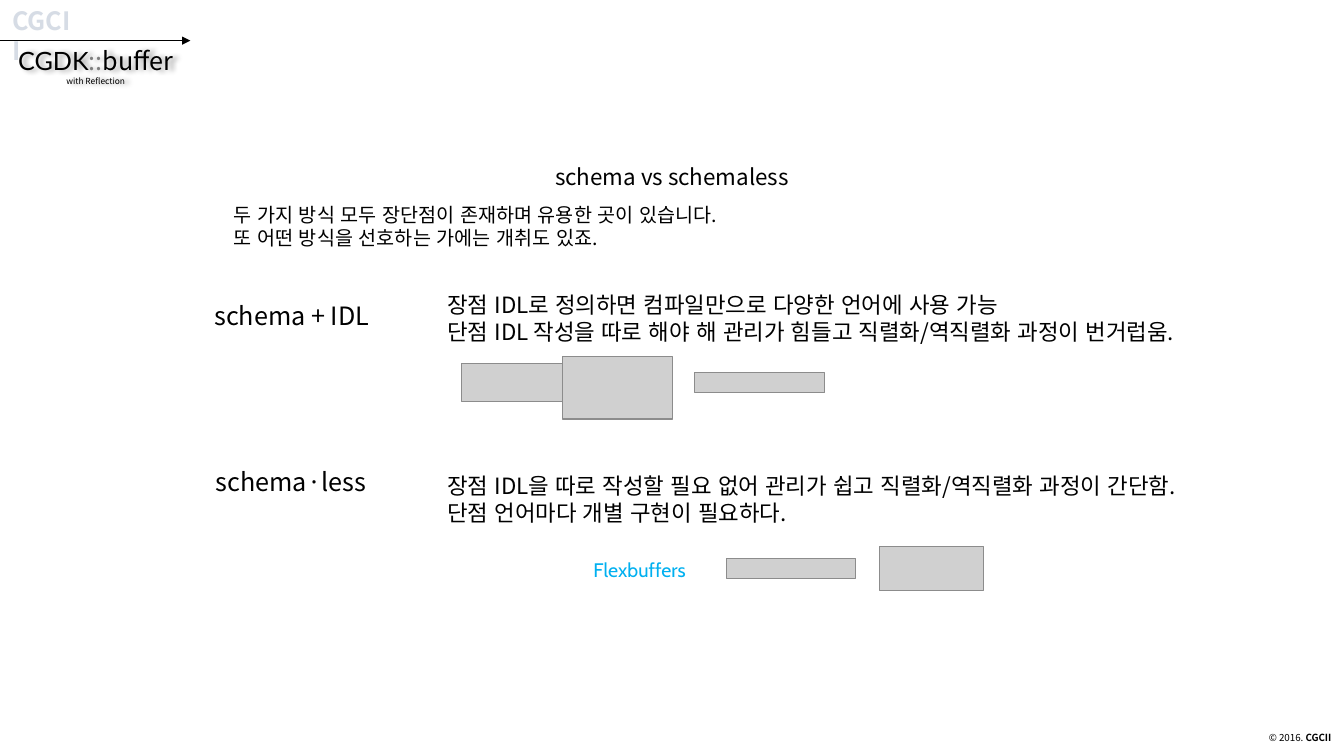
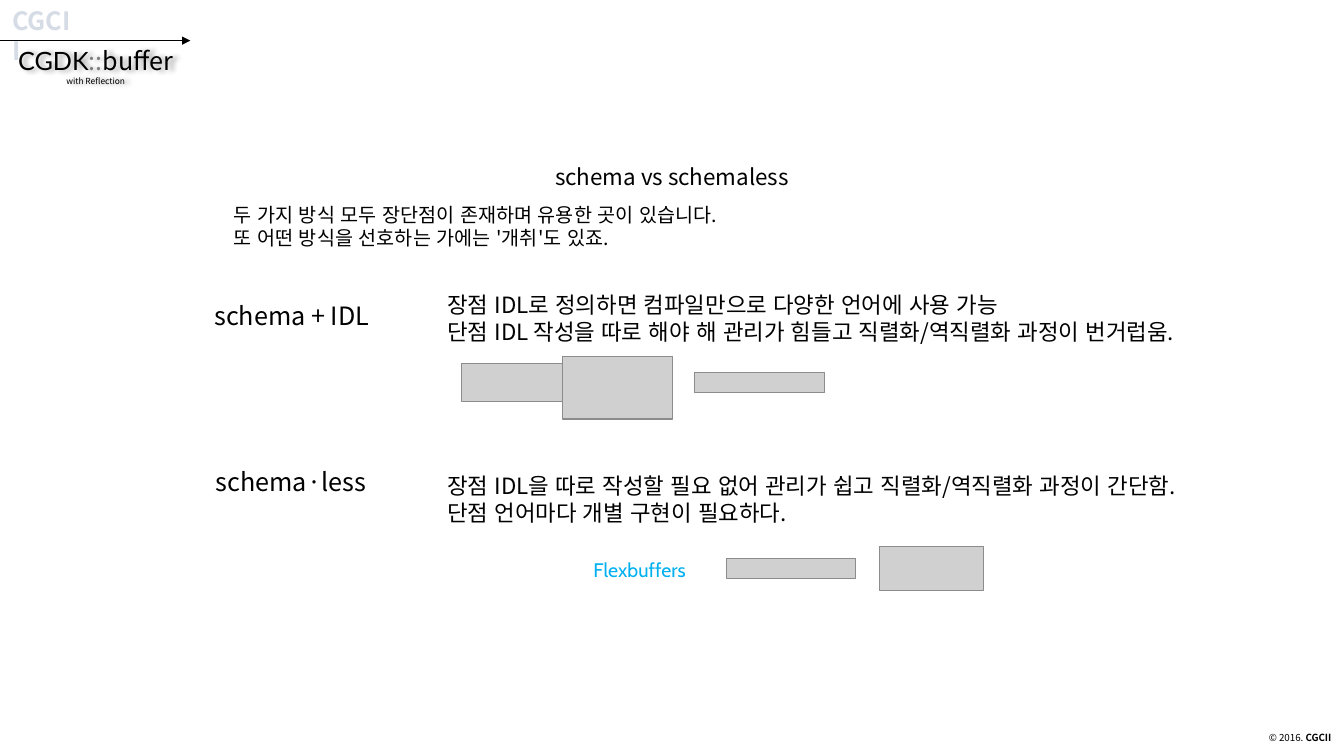
Before and after one commit to CGLabs/CGDK.buffer, a slide deck: slide 49 of C++/document/intruduce_CGDK.buffer.pptx. Drawn at 1344x756 pixels with LibreOffice and Linux fonts; fonts in the diff are those of the drawing; grey boxes stand for pictures. Boxes give left, top, right and bottom in pixels: in the first picture for what was removed or moved away, otherwise in the second. Text is boxed around its words. In the diff, an @@ line names an element or a change of style, - is before the commit and + after.

```diff
--- a/C++/document/intruduce_CGDK.buffer.pptx
+++ b/C++/document/intruduce_CGDK.buffer.pptx
@@ text at [234,205,717,247]: text changed @@
-두 가지 방식 모두 장단점이 존재하며 유용한 곳이 있습니다.
-또 어떤 방식을 선호하는 가에는 개취도 있죠.
+두 가지 방식 모두 장단점이 존재하며 유용한 곳이 있습니다.
+또 어떤 방식을 선호하는 가에는 '개취'도 있죠.
```
Also in this commit, not shown: 17 other slides changed, 1 other file.
